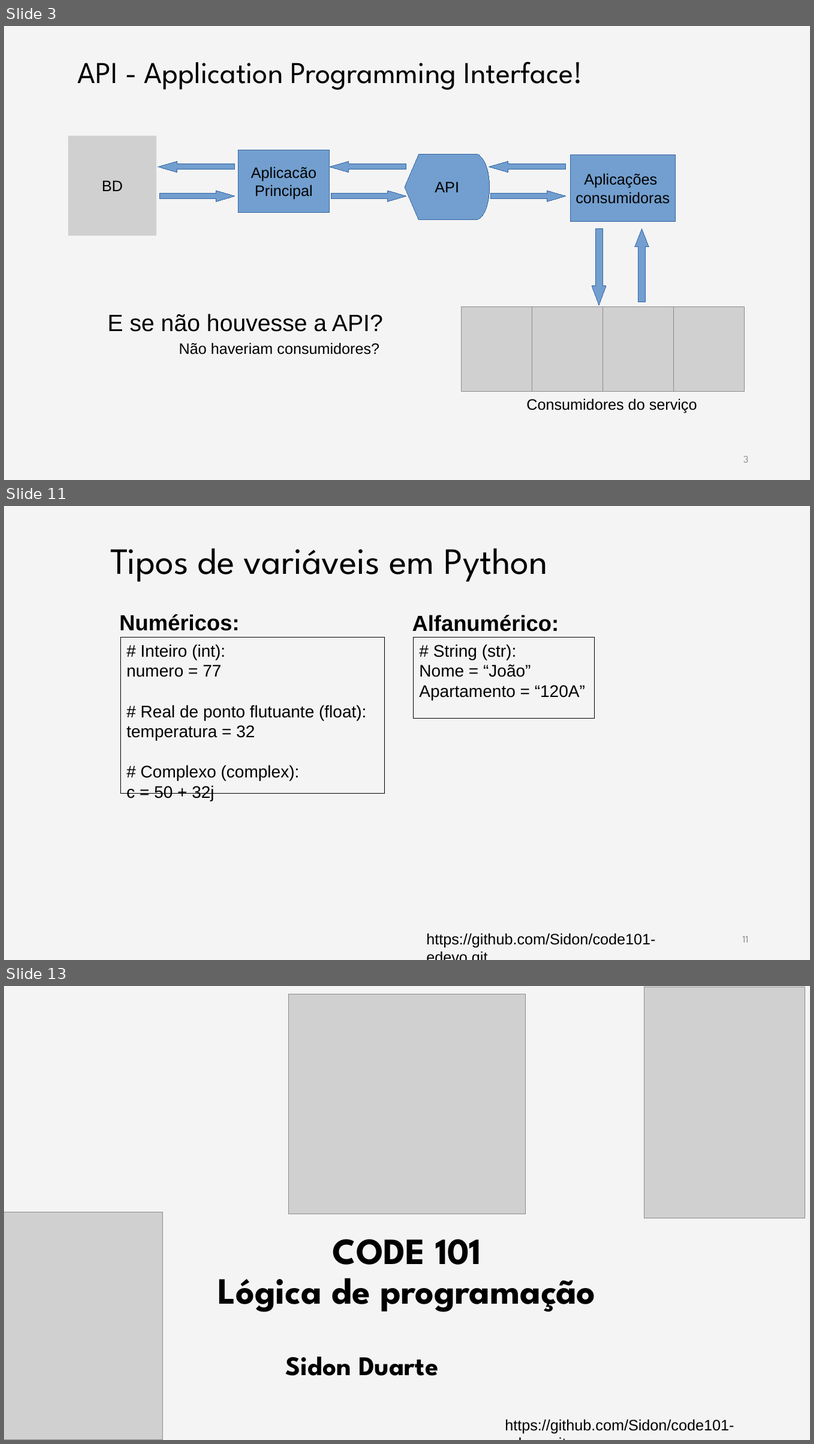
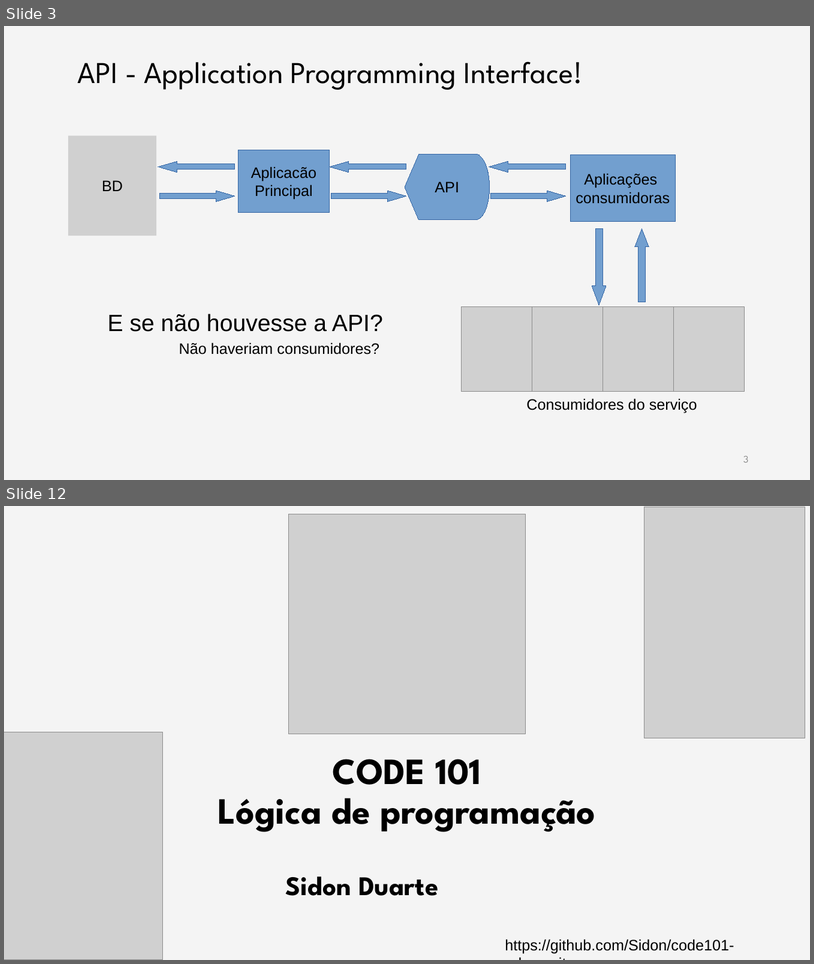
Before and after one commit to rodrisg/code101-edevo, a slide deck: aula3/aula3.odp. Shown one above the other, each under a label of ours: slides 3, 11 and 13 before the commit, slides 3 and 12 after it; the slides between them are not shown. The pictures are 814x1444 and 814x964 pixels, drawn with LibreOffice and Linux fonts; fonts in the diff are those of the drawing; grey boxes stand for pictures; background and template pictures are left out. Boxes give left, top, right and bottom in pixels: in the first picture for what was removed or moved away, otherwise in the second. Text is boxed around its words. In the diff, an @@ line names an element or a change of style, - is before the commit and + after.

```diff
--- a/aula3/aula3.odp
+++ b/aula3/aula3.odp
@@ slide 11 removed at (4, 506, 810, 960), background #FFFFFF; not listed: 1 template element that a slide beside it also shows @@
@@ title removed at (111, 548, 548, 582) @@
-Tipos de variáveis em Python
@@ text removed at (119, 614, 239, 631) @@
-Numéricos:
@@ text removed at (413, 615, 560, 631) @@
-Alfanumérico:
@@ rectangle removed at (121, 637, 385, 793) @@
-# Inteiro (int):
-numero = 77
-# Real de ponto flutuante (float):
-temperatura = 32
-# Complexo (complex):
-c = 50 + 32j
@@ rectangle removed at (414, 637, 594, 718) @@
-# String (str):
-Nome = “João”
-Apartamento = “120A”
@@ text removed at (426, 933, 656, 947) @@
-https://github.com/Sidon/code101-edevo.git
@@ page number removed at (743, 936, 749, 942) @@
-11
@@ what was slide 13 is now slide 12 @@
```
Also in this commit, not shown: 3 slides changed, 7 slides added, 7 other slides removed, 3 other files.
